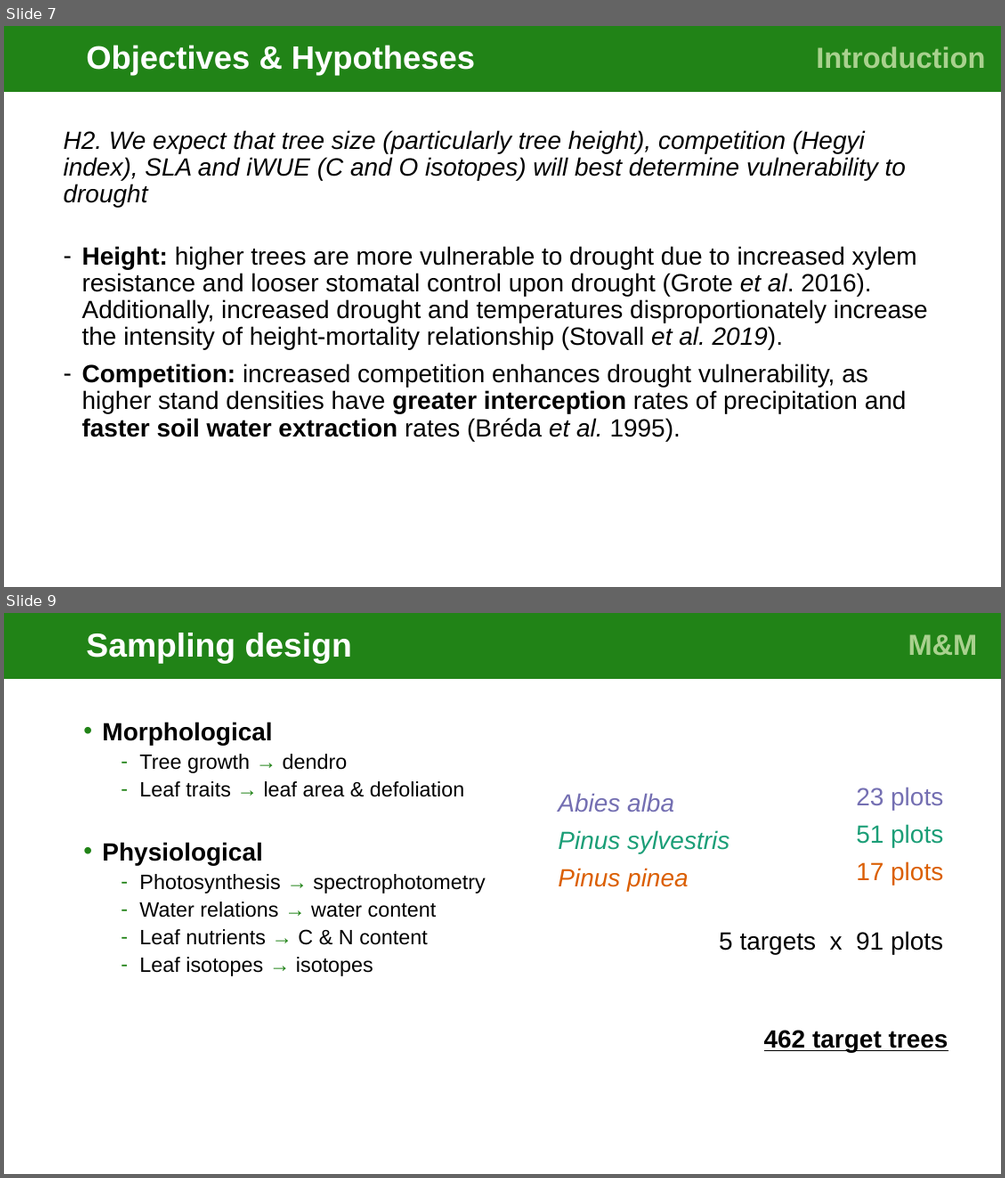
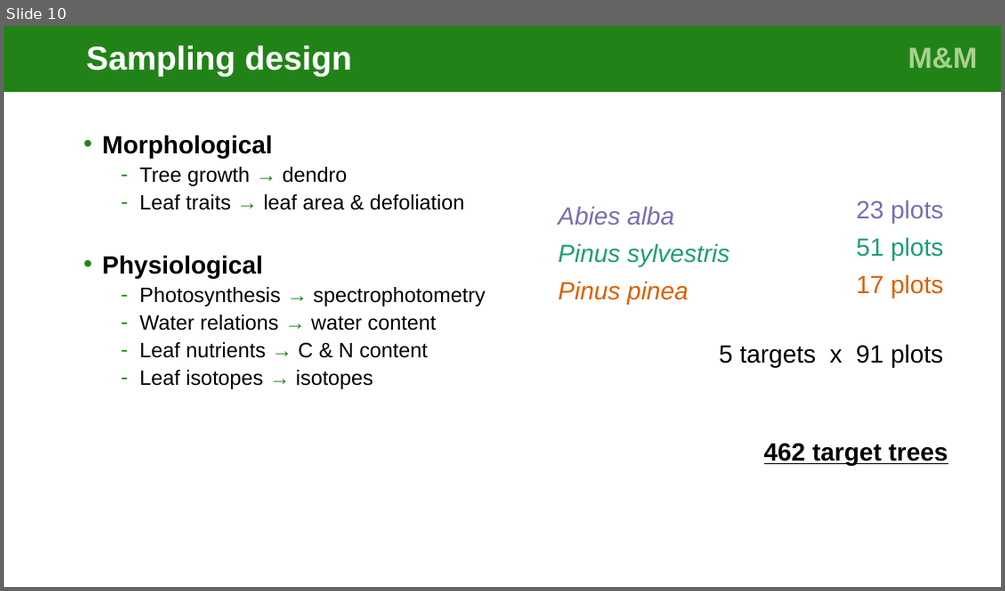
Before and after one commit to cris-fernandez/Tesis_Individuo, a slide deck: 06_ppts/exploratory_analysis_figures_v2-CFB.pptx. Shown one above the other, each under a label of ours: slides 7 and 9 before the commit, slide 10 after it; the slides between them are not shown. The pictures are 1005x1178 and 1005x591 pixels, drawn with LibreOffice and Linux fonts; fonts in the diff are those of the drawing. Boxes give left, top, right and bottom in pixels: in the first picture for what was removed or moved away, otherwise in the second. Text is boxed around its words. In the diff, an @@ line names an element or a change of style, - is before the commit and + after.

```diff
--- a/06_ppts/exploratory_analysis_figures_v2-CFB.pptx
+++ b/06_ppts/exploratory_analysis_figures_v2-CFB.pptx
@@ slide 7 removed at box(4, 26, 1001, 587), background #FFFFFF @@
@@ rectangle removed at box(4, 26, 797, 92) @@
-Objectives & Hypotheses
@@ rectangle removed at box(797, 26, 1001, 92) @@
-Introduction.
@@ text removed at box(64, 130, 906, 208) @@
-H2. We expect that tree size (particularly tree height), competition (Hegyi index), SLA and iWUE (C and O isotopes) will best determine vulnerability to drought
@@ text removed at box(82, 246, 928, 441) @@
-– Height: higher trees are more vulnerable to drought due to increased xylem resistance and looser stomatal control upon drought (Grote et al. 2016). Additionally, increased drought and temperatures disproportionately increase the intensity of height-mortality relationship (Stovall et al. 2019).
-– Competition: increased competition enhances drought vulnerability, as higher stand densities have greater interception rates of precipitation and faster soil water extraction rates (Bréda et al. 1995).
@@ what was slide 9 is now slide 10 @@
```
Also in this commit, not shown: 6 slides changed, 2 slides added, 8 other slides removed.
